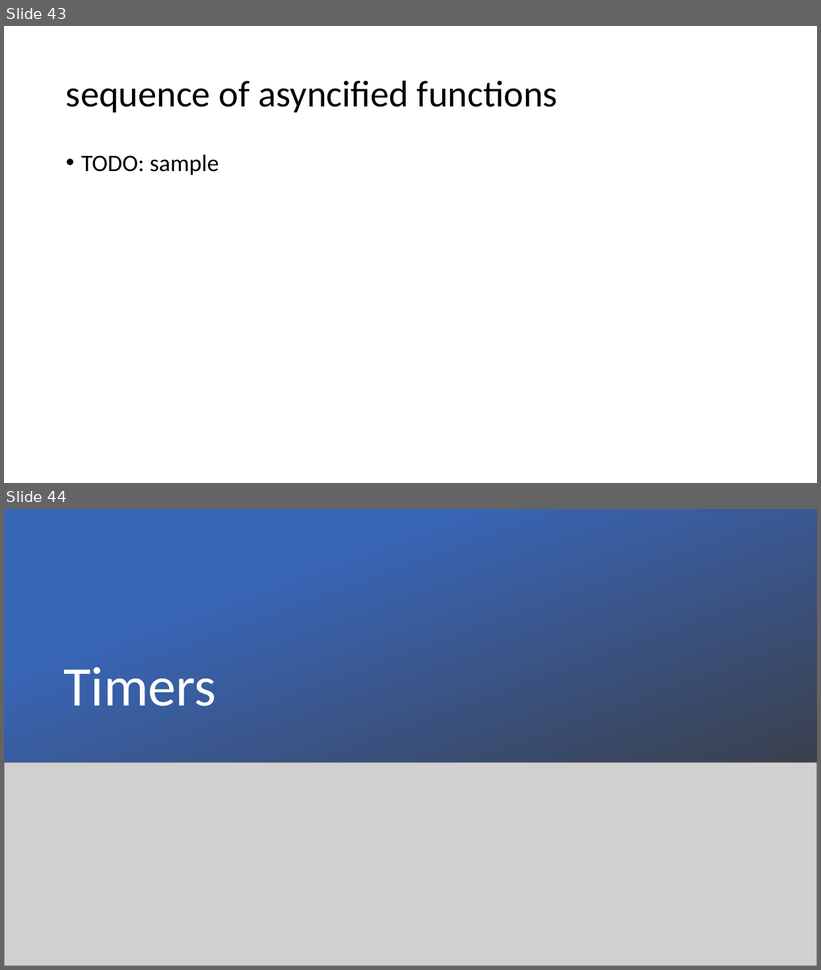
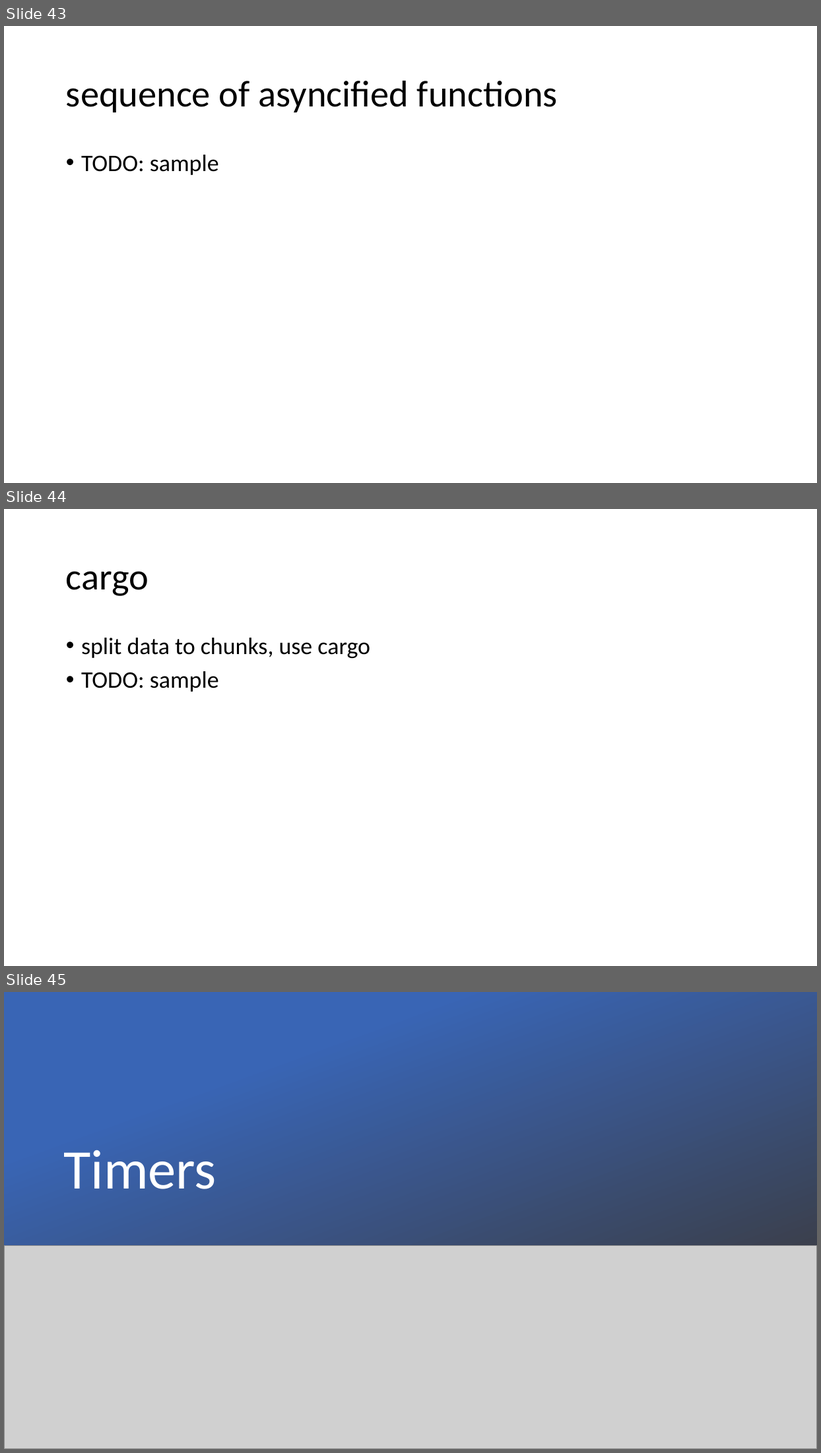
Before and after one commit to yimejky/wawjs, a slide deck: 09-prednaska/async.pptx. Shown one above the other, each under a label of ours: slides 43 and 44 before the commit, slides 43, 44 and 45 after it. The pictures are 821x970 and 821x1453 pixels, drawn with LibreOffice and Linux fonts; fonts in the diff are those of the drawing; grey boxes stand for pictures. Boxes give left, top, right and bottom in pixels: in the first picture for what was removed or moved away, otherwise in the second. Text is boxed around its words. In the diff, an @@ line names an element or a change of style, - is before the commit and + after.

Commit message:
[FIX] #9, preklepy z prednasky a zle sample

```diff
--- a/09-prednaska/async.pptx
+++ b/09-prednaska/async.pptx
@@ slide 44 added at <box>4,509,817,966</box>, background #FFFFFF @@
@@ title added at <box>66,571,149,596</box>, 44 pt, text #000000 @@
+cargo
@@ text added at <box>81,638,370,692</box>, 28 pt, text #000000 @@
+• split data to chunks, use cargo
+• TODO: sample
@@ what was slide 44 is now slide 45 @@
```
Also in this commit, not shown: 8 slides changed, 5 other files.
